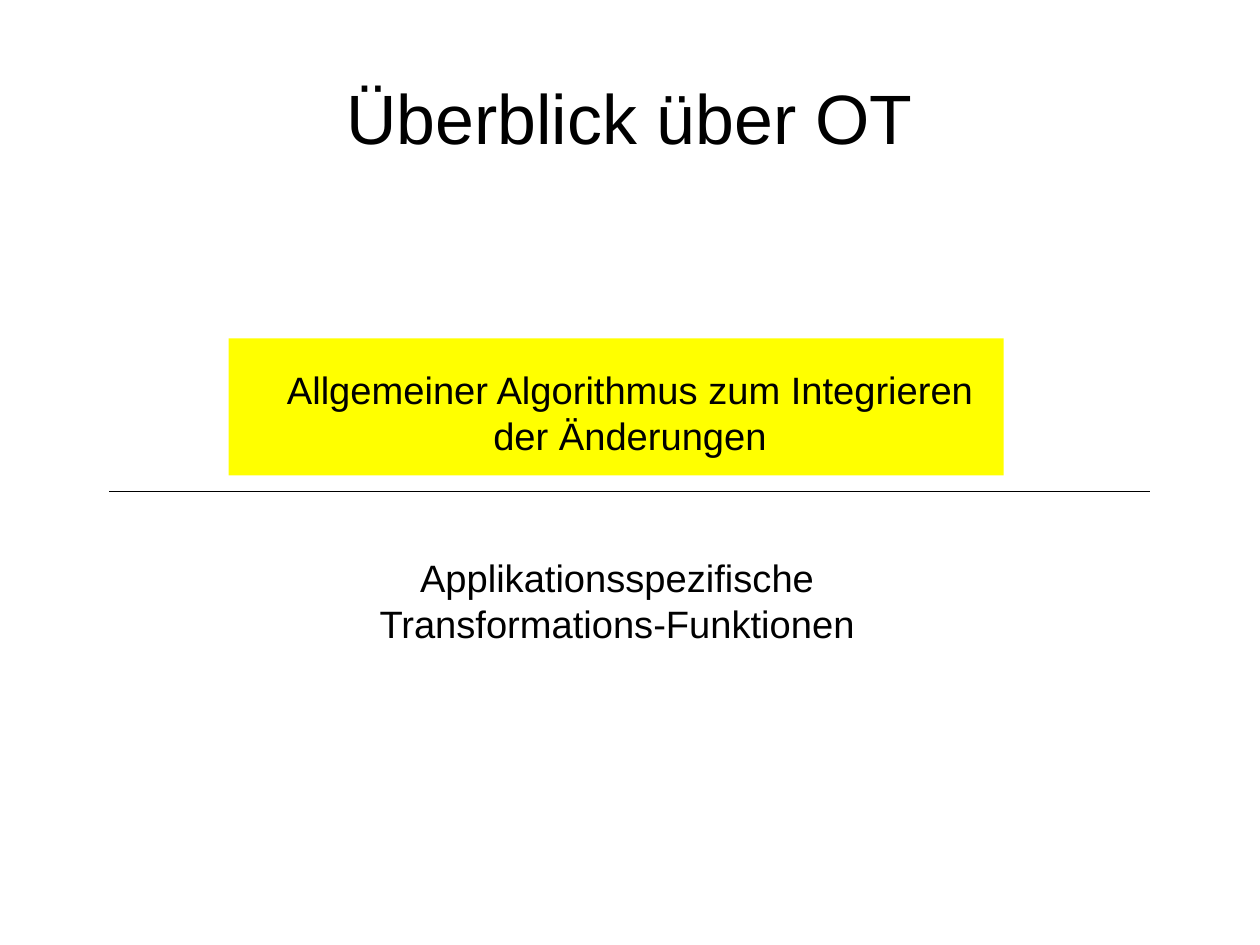
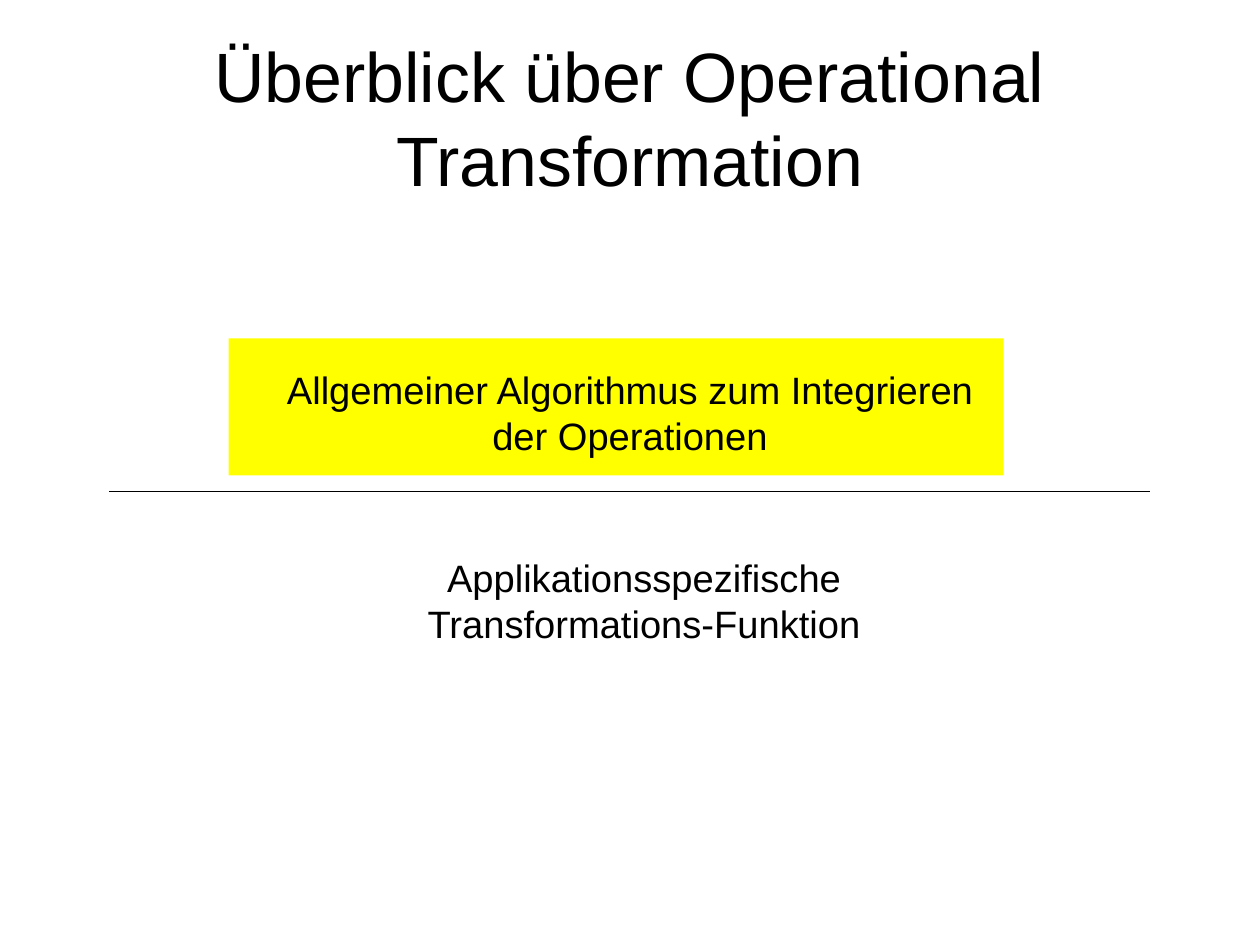
Before and after one commit to timjb/presentations, a slide deck: slide 19 of operational-transformation/operational-transformation.odp. Drawn at 1260x945 pixels with LibreOffice and Linux fonts; fonts in the diff are those of the drawing. Boxes give left, top, right and bottom in pixels: in the first picture for what was removed or moved away, otherwise in the second. Text is boxed around its words. In the diff, an @@ line names an element or a change of style, - is before the commit and + after.

```diff
--- a/operational-transformation/operational-transformation.odp
+++ b/operational-transformation/operational-transformation.odp
@@ title at bbox=[214, 46, 1045, 187]: text changed @@
-Überblick über OT
+Überblick über Operational Transformation
@@ text at bbox=[287, 376, 973, 458]: text changed @@
-Allgemeiner Algorithmus zum Integrieren der Änderungen
+Allgemeiner Algorithmus zum Integrieren der Operationen
@@ text at bbox=[428, 564, 861, 639]: text changed @@
-Applikationsspezifische Transformations-Funktionen
+Applikationsspezifische Transformations-Funktion
```
Also in this commit, not shown: 2 other slides changed.
